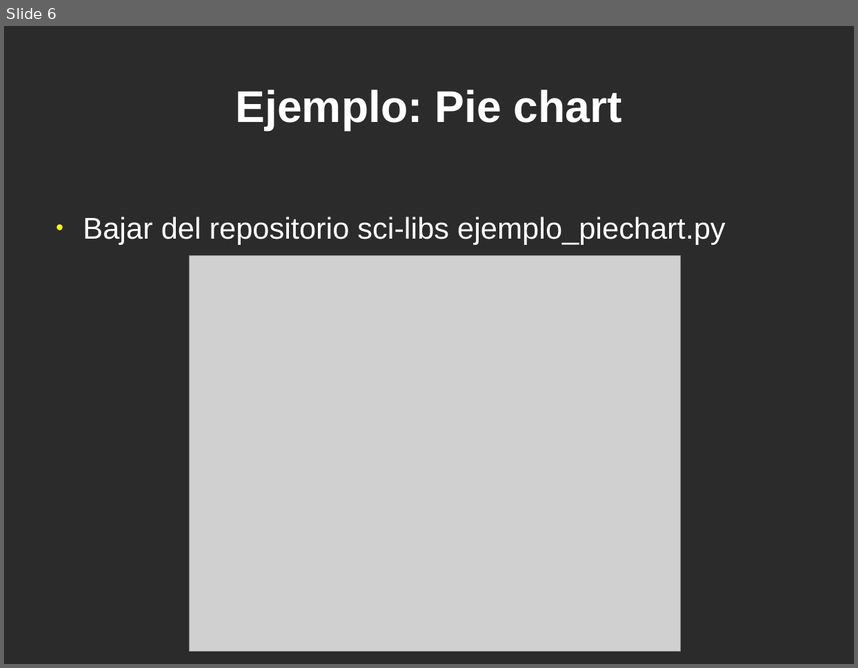
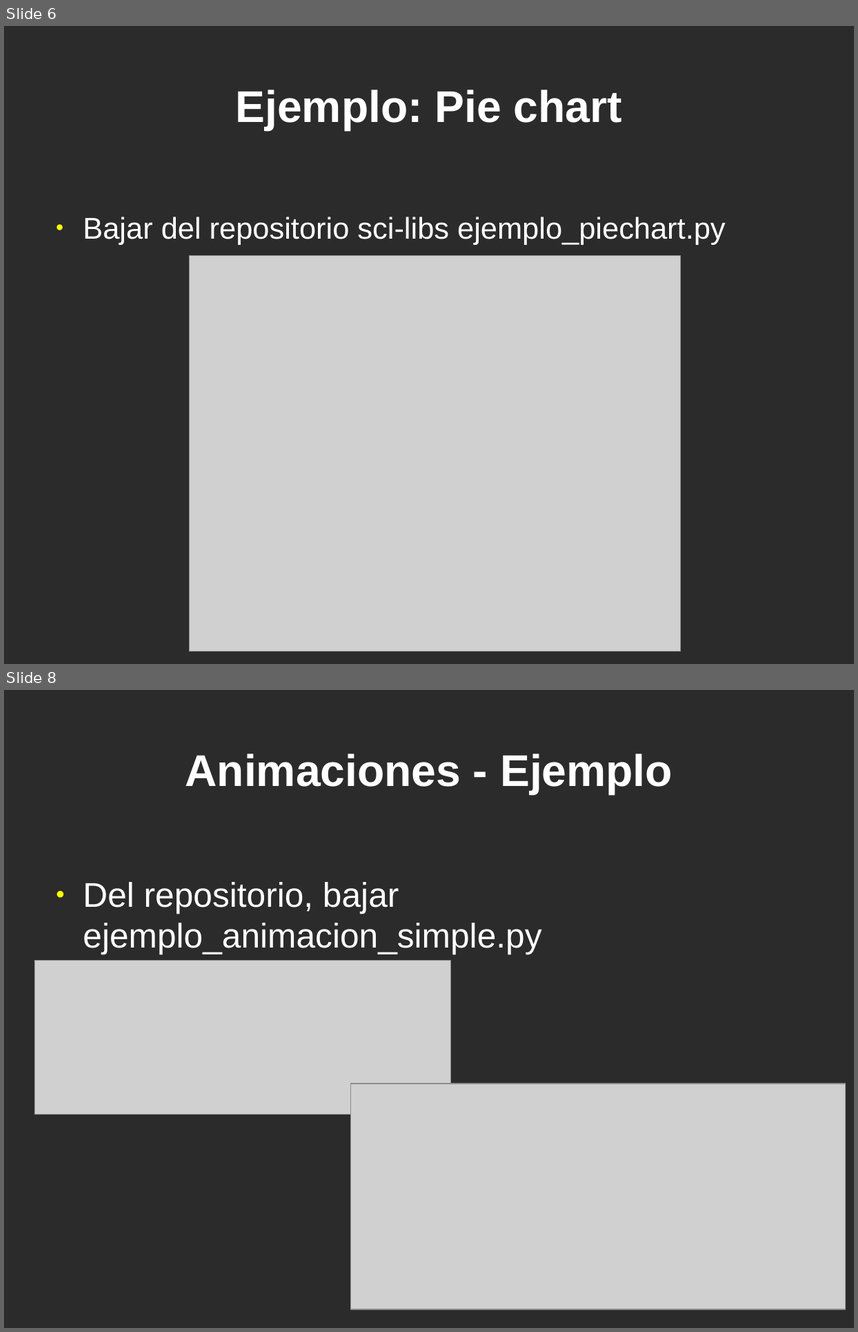
Before and after one commit to jeudy/clases_topicosI2013, a slide deck: 13-Plots-3D-Animacion.odp. Shown one above the other, each under a label of ours: slide 6 before the commit, slides 6 and 8 after it; the slides between them are not shown. The pictures are 858x668 and 858x1332 pixels, drawn with LibreOffice and Linux fonts; fonts in the diff are those of the drawing; grey boxes stand for pictures; background and template pictures are left out; a plain dark background stands for a picture behind light text. Boxes give left, top, right and bottom in pixels: in the first picture for what was removed or moved away, otherwise in the second. Text is boxed around its words. In the diff, an @@ line names an element or a change of style, - is before the commit and + after.

```diff
--- a/13-Plots-3D-Animacion.odp
+++ b/13-Plots-3D-Animacion.odp
@@ slide 8 added at (4, 690, 854, 1328), background picture (left out) @@
@@ title added at (185, 753, 673, 794), 41.4 pt, text #FFFFFF, bold @@
+Animaciones - Ejemplo
@@ text added at (83, 882, 542, 954), 32 pt, text #FFFFFF @@
+● Del repositorio, bajar ejemplo_animacion_simple.py
@@ picture added at (35, 960, 451, 1114) @@
@@ picture added at (351, 1083, 846, 1310) @@
```
Also in this commit, not shown: 1 slide changed, 4 other slides added, 2 slides removed, 1 other file.
